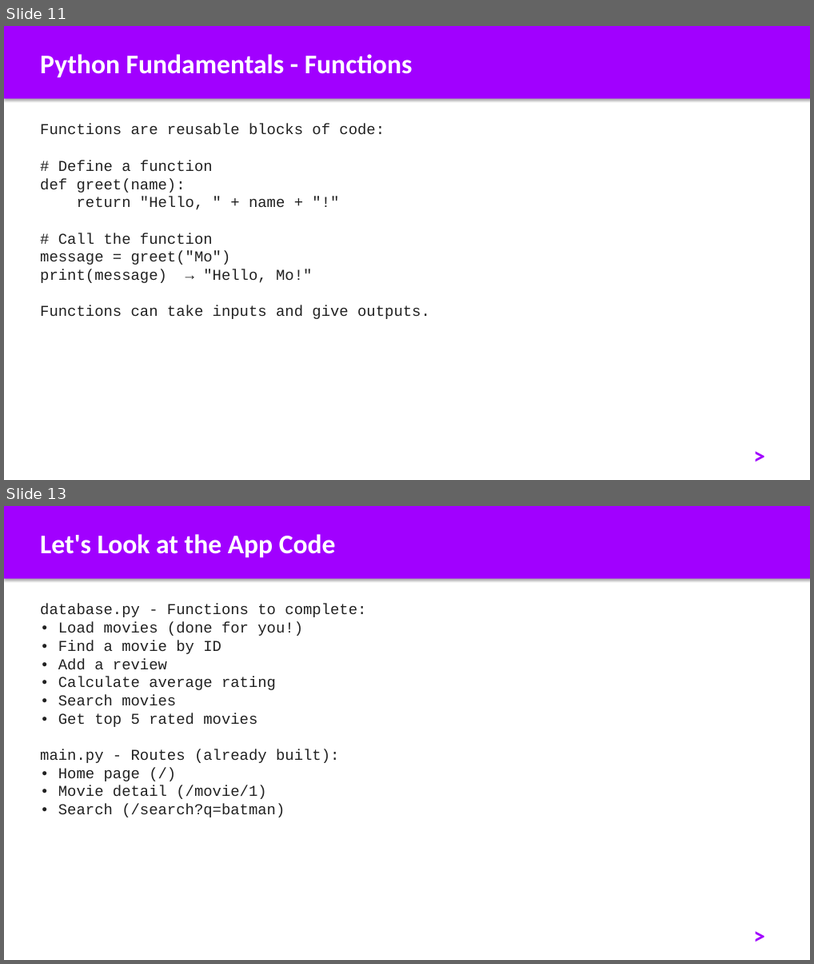
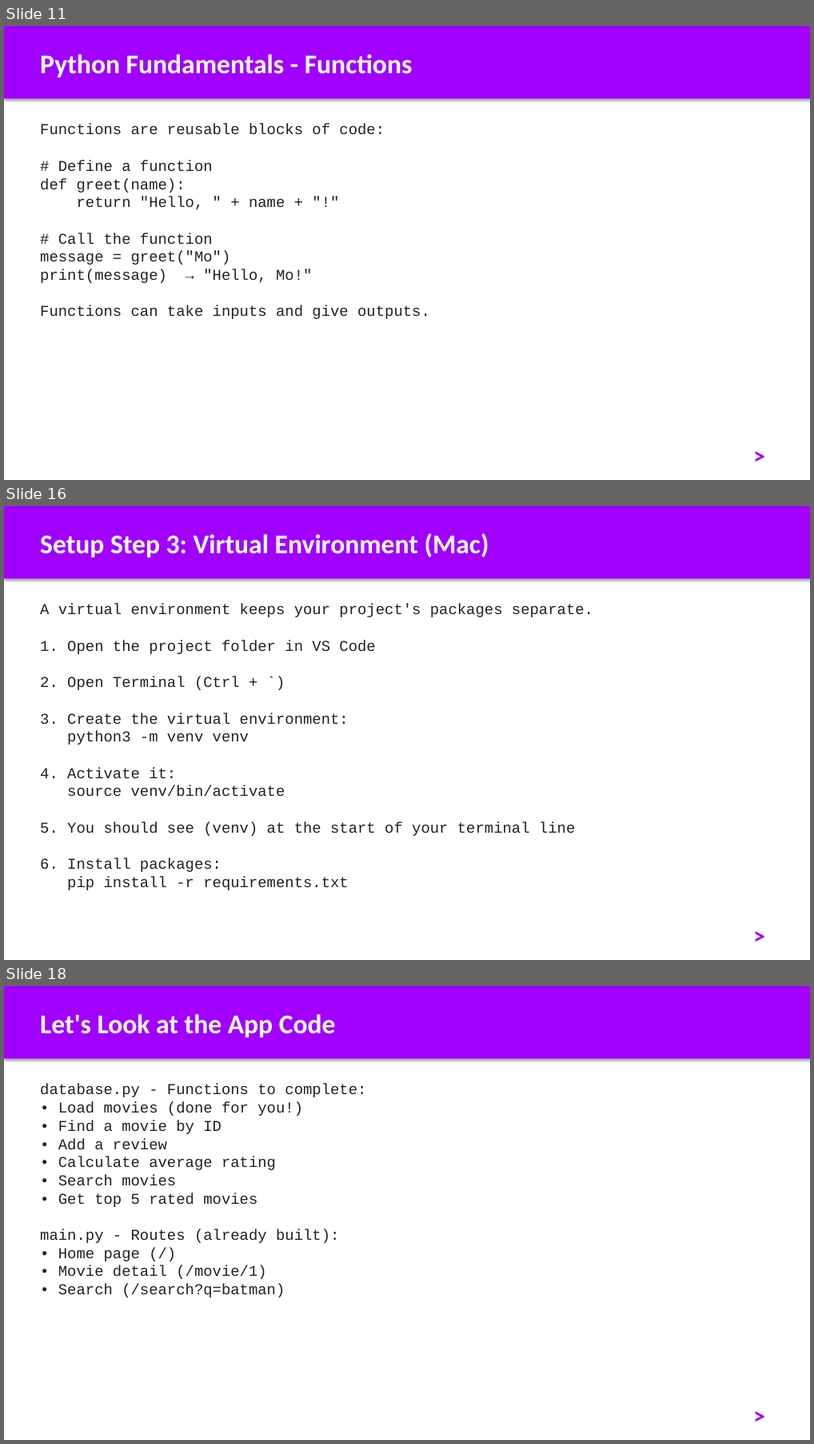
Before and after one commit to al-kaisi92/workshop, a slide deck: slides/workshop-slides.pptx. Shown one above the other, each under a label of ours: slides 11 and 13 before the commit, slides 11, 16 and 18 after it; the slides between them are not shown. The pictures are 814x964 and 814x1444 pixels, drawn with LibreOffice and Linux fonts; fonts in the diff are those of the drawing. Boxes give left, top, right and bottom in pixels: in the first picture for what was removed or moved away, otherwise in the second. Text is boxed around its words. In the diff, an @@ line names an element or a change of style, - is before the commit and + after.

```diff
--- a/slides/workshop-slides.pptx
+++ b/slides/workshop-slides.pptx
@@ slide 16 added at box(4, 506, 810, 960), background #FFFFFF @@
@@ rectangle added at box(4, 506, 810, 579), fill #A100FF @@
@@ text added at box(40, 533, 490, 558), 32 pt, text #FFFFFF, bold @@
+Setup Step 3: Virtual Environment (Mac)
@@ text added at box(40, 604, 594, 890), 18 pt, text #212121 @@
+A virtual environment keeps your project's packages separate.
+1. Open the project folder in VS Code
+2. Open Terminal (Ctrl + `)
+3. Create the virtual environment:
+python3 -m venv venv
+4. Activate it:
+source venv/bin/activate
+5. You should see (venv) at the start of your terminal line
+6. Install packages:
+pip install -r requirements.txt
@@ text added at box(748, 917, 797, 948), 28 pt, text #A100FF, bold @@
+>
@@ what was slide 13 is now slide 18 @@
```
Also in this commit, not shown: 3 slides changed, 4 other slides added, 2 other files.
